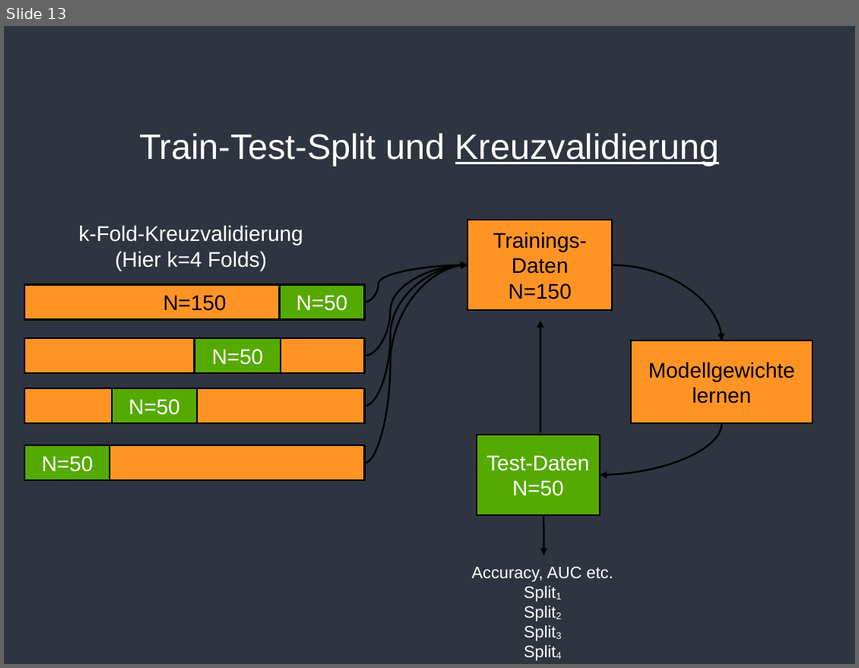
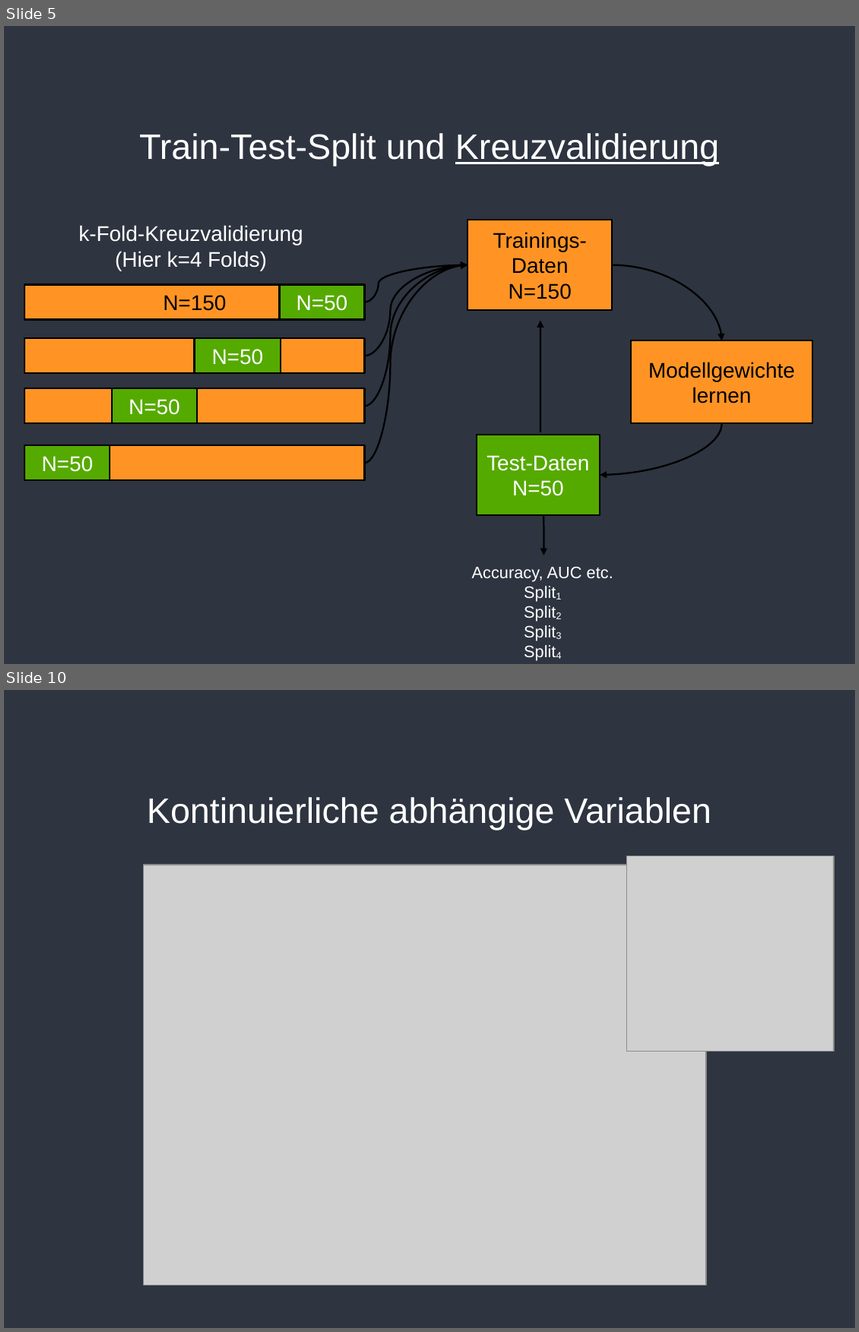
Before and after one commit to pbierwirth/teaching, a slide deck: slides/Sitzung_11.odp. Shown one above the other, each under a label of ours: slide 13 before the commit, slides 5 and 10 after it; the slides between them are not shown. The pictures are 859x668 and 859x1332 pixels, drawn with LibreOffice and Linux fonts; fonts in the diff are those of the drawing; grey boxes stand for pictures; background and template pictures are left out. Boxes give left, top, right and bottom in pixels: in the first picture for what was removed or moved away, otherwise in the second. Text is boxed around its words. In the diff, an @@ line names an element or a change of style, - is before the commit and + after.

```diff
--- a/slides/Sitzung_11.odp
+++ b/slides/Sitzung_11.odp
@@ slide 10 added at [4, 690, 855, 1328], background #2E3440 @@
@@ title added at [147, 797, 712, 830], 30 pt, text #FFFFFF @@
+Kontinuierliche abhängige Variablen
@@ picture added at [144, 865, 706, 1286] @@
@@ picture added at [627, 856, 834, 1052] @@
@@ what was slide 13 is now slide 5 @@
```
Also in this commit, not shown: 2 slides changed, 4 other slides added, 11 slides removed, 1 other file.
